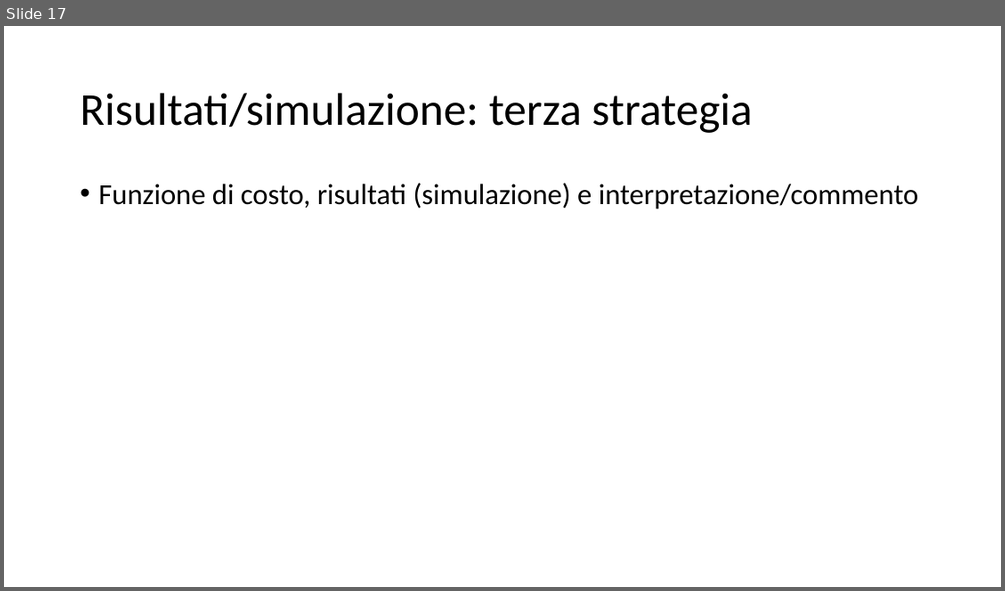
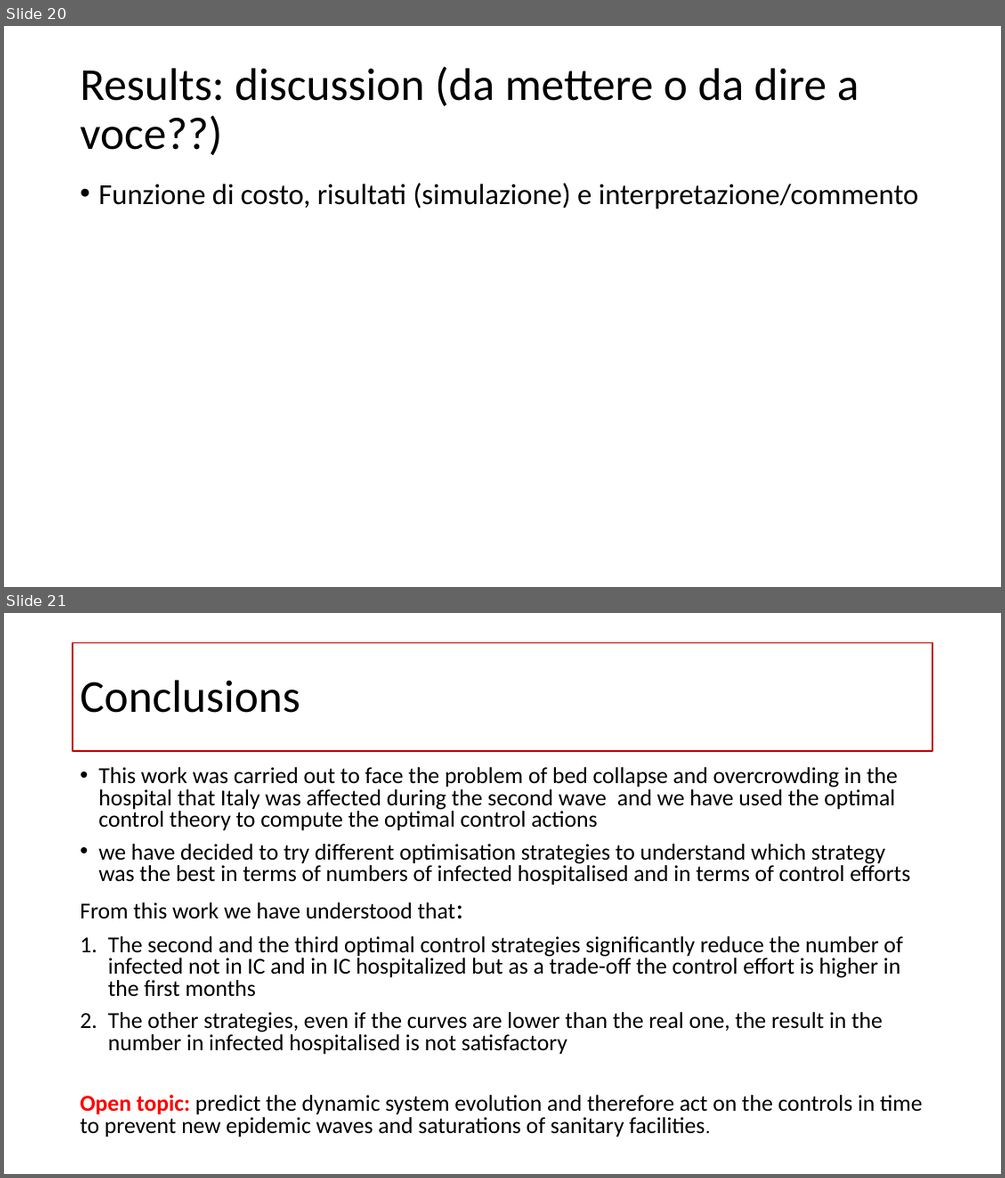
Before and after one commit to spbisc97/covid-optimal-control, a slide deck: PowerPoint/Optimal control strategies to prevent the hospital beds collapse during COVID-19 outbreak.pptx. Shown one above the other, each under a label of ours: slide 17 before the commit, slides 20 and 21 after it. The pictures are 1005x591 and 1005x1178 pixels, drawn with LibreOffice and Linux fonts; fonts in the diff are those of the drawing. Boxes give left, top, right and bottom in pixels: in the first picture for what was removed or moved away, otherwise in the second. Text is boxed around its words. In the diff, an @@ line names an element or a change of style, - is before the commit and + after.

```diff
--- a/PowerPoint/Optimal control strategies to prevent the hospital beds collapse during COVID-19 outbreak.pptx
+++ b/PowerPoint/Optimal control strategies to prevent the hospital beds collapse during COVID-19 outbreak.pptx
@@ slide 21 added at (4,613,1001,1174), background #FFFFFF @@
@@ title added at (73,643,933,751), outline #C00000 1.5 pt, 44 pt, text #000000 @@
+Conclusions
@@ text added at (80,767,922,1136), 22 pt, text #000000 @@
+• This work was carried out to face the problem of bed collapse and overcrowding in the hospital that Italy was affected during the second wave and we have used the optimal control theory to compute the optimal control actions
+• we have decided to try different optimisation strategies to understand which strategy was the best in terms of numbers of infected hospitalised and in terms of control efforts
+From this work we have understood that:
+1. The second and the third optimal control strategies significantly reduce the number of infected not in IC and in IC hospitalized but as a trade-off the control effort is higher in the first months
+2. The other strategies, even if the curves are lower than the real one, the result in the number in infected hospitalised is not satisfactory
+Open topic: predict the dynamic system evolution and therefore act on the controls in time to prevent new epidemic waves and saturations of sanitary facilities.
@@ what was slide 17 is now slide 20 @@
@@ slide 20 changed as well @@
@@ title at (80,66,859,155): text changed @@
-Risultati/simulazione: terza strategia
+Results: discussion (da mettere o da dire a voce??)
```
Also in this commit, not shown: 11 other slides changed, 7 other slides added, 7 slides removed, 1 other file.
